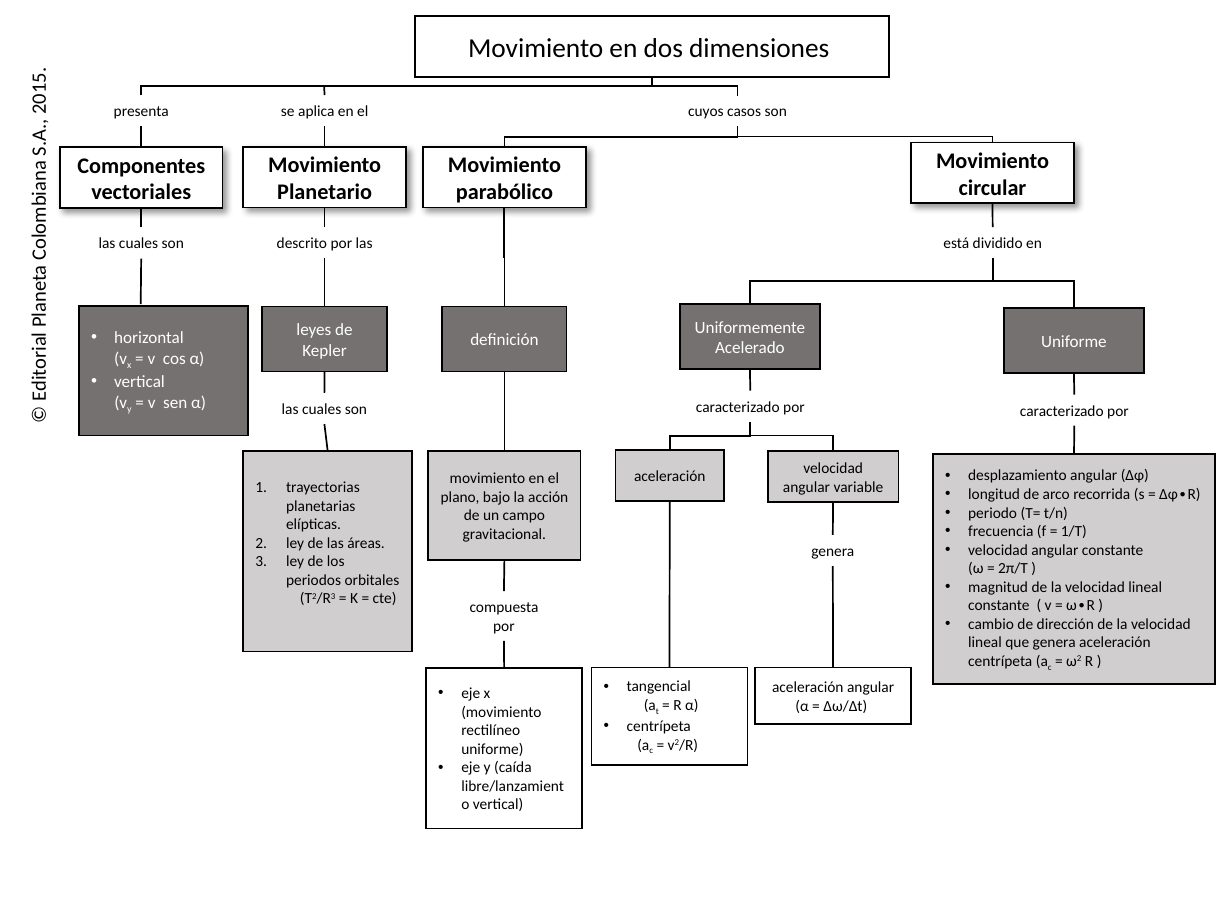
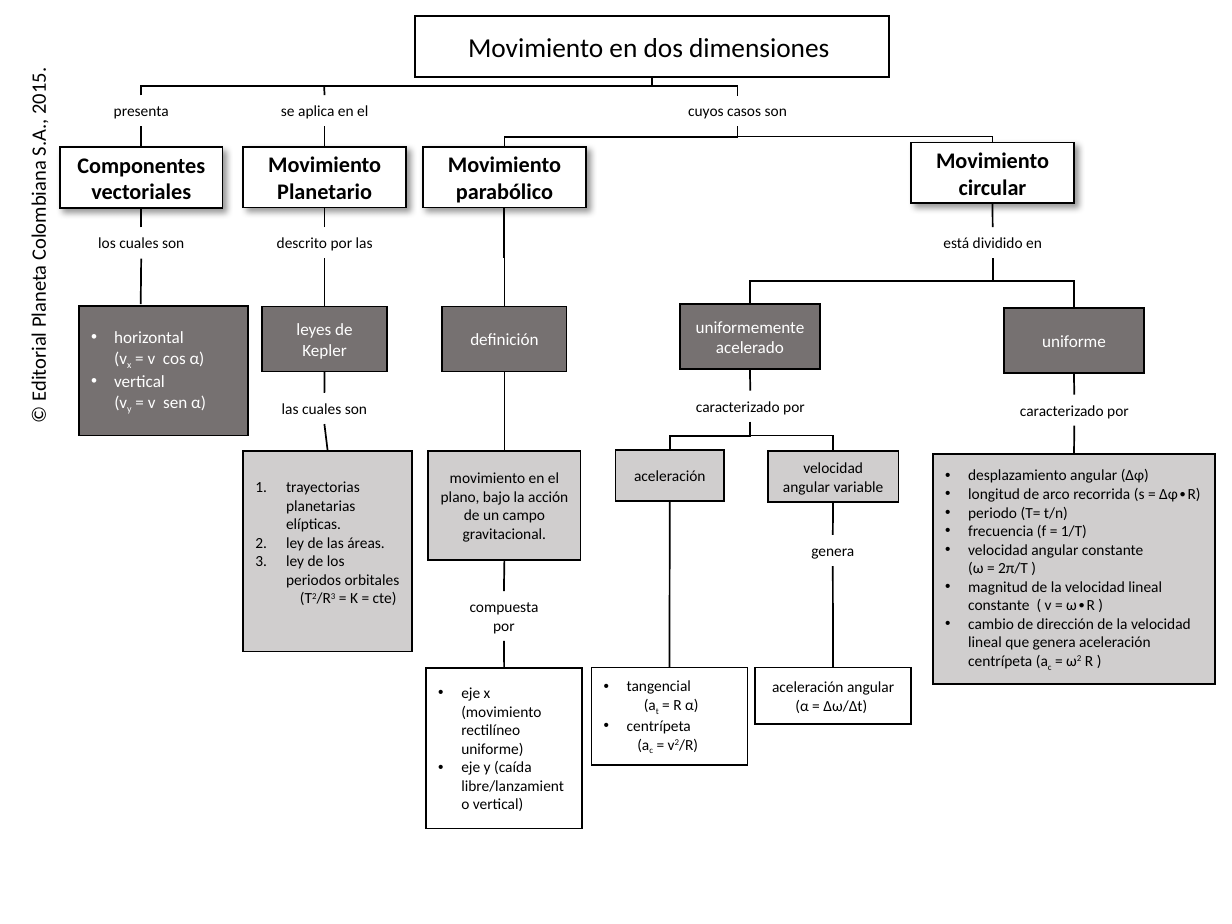
Before and after one commit to AulaPlanetaColombia/CienciasNaturales, a slide deck: slide 1 of fuentes/contenidos/grado10/guion03/CN_10_03.pptx. Drawn at 1232x924 pixels with LibreOffice and Linux fonts; fonts in the diff are those of the drawing; background and template pictures are left out. Boxes give left, top, right and bottom in pixels: in the first picture for what was removed or moved away, otherwise in the second. Text is boxed around its words. In the diff, an @@ line names an element or a change of style, - is before the commit and + after.

Commit message:
rev mapa 10-03

```diff
--- a/fuentes/contenidos/grado10/guion03/CN_10_03.pptx
+++ b/fuentes/contenidos/grado10/guion03/CN_10_03.pptx
@@ text at (x1=98, y1=237, x2=184, y2=248): text changed @@
-las cuales son
+los cuales son
@@ text in rectangle at (x1=696, y1=321, x2=805, y2=353): text changed @@
-Uniformemente Acelerado
+uniformemente acelerado
@@ text in rectangle at (x1=1042, y1=335, x2=1106, y2=347): text changed @@
-Uniforme
+uniforme
```
